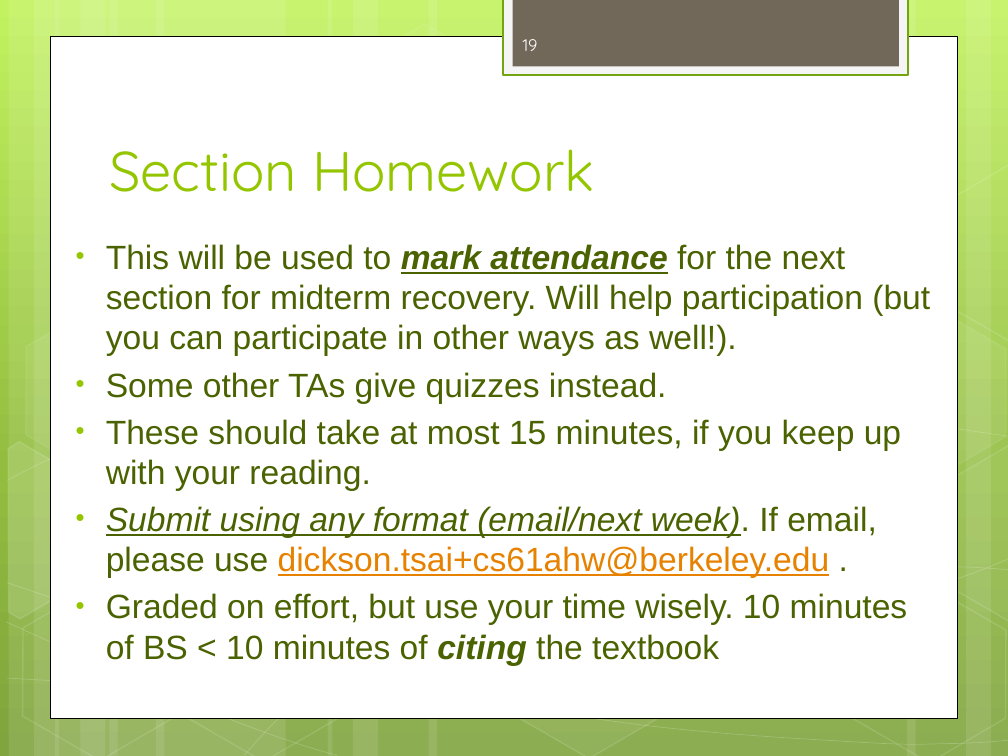
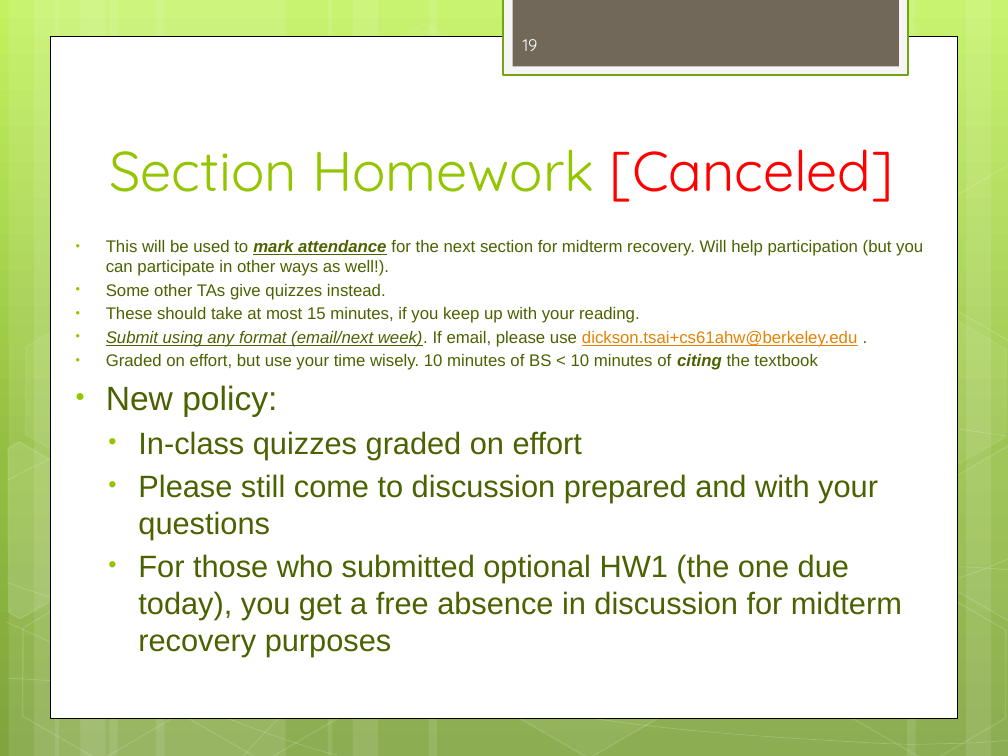
Before and after one commit to dicksontsai/dicksontsai.github.io, a slide deck: slide 19 of cs61a/discussion/disc1.pptx. Drawn at 1008x756 pixels with LibreOffice and Linux fonts; fonts in the diff are those of the drawing. Boxes give left, top, right and bottom in pixels: in the first picture for what was removed or moved away, otherwise in the second. Text is boxed around its words. In the diff, an @@ line names an element or a change of style, - is before the commit and + after.

Commit message:
Canceled section homework

```diff
--- a/cs61a/discussion/disc1.pptx
+++ b/cs61a/discussion/disc1.pptx
@@ title at bbox=[109, 149, 894, 202]: text changed @@
-Section Homework
+Section Homework [Canceled]
@@ text at bbox=[106, 240, 923, 370]: size 24 to 12 pt in "This will be used to mark attendance ...", "Some other TAs give quizzes instead.", "These should take at most 15 minutes, ...", "Submit using any format (email/next week). If ..." and 1 more places; less space between paragraphs @@
@@ text at bbox=[106, 385, 902, 656]: paragraphs added @@
+• New policy:
+  • In-class quizzes graded on effort
+  • Please still come to discussion prepared and with your questions
+  • For those who submitted optional HW1 (the one due today), you get a free absence in discussion for midterm recovery purposes
```
Also in this commit, not shown: 3 other slides changed, 8 other files.
